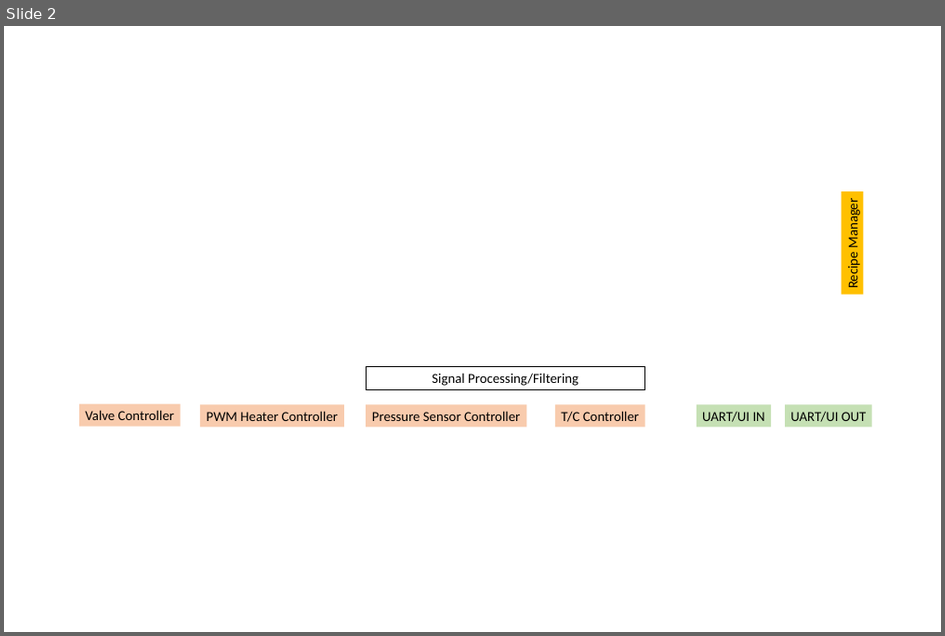
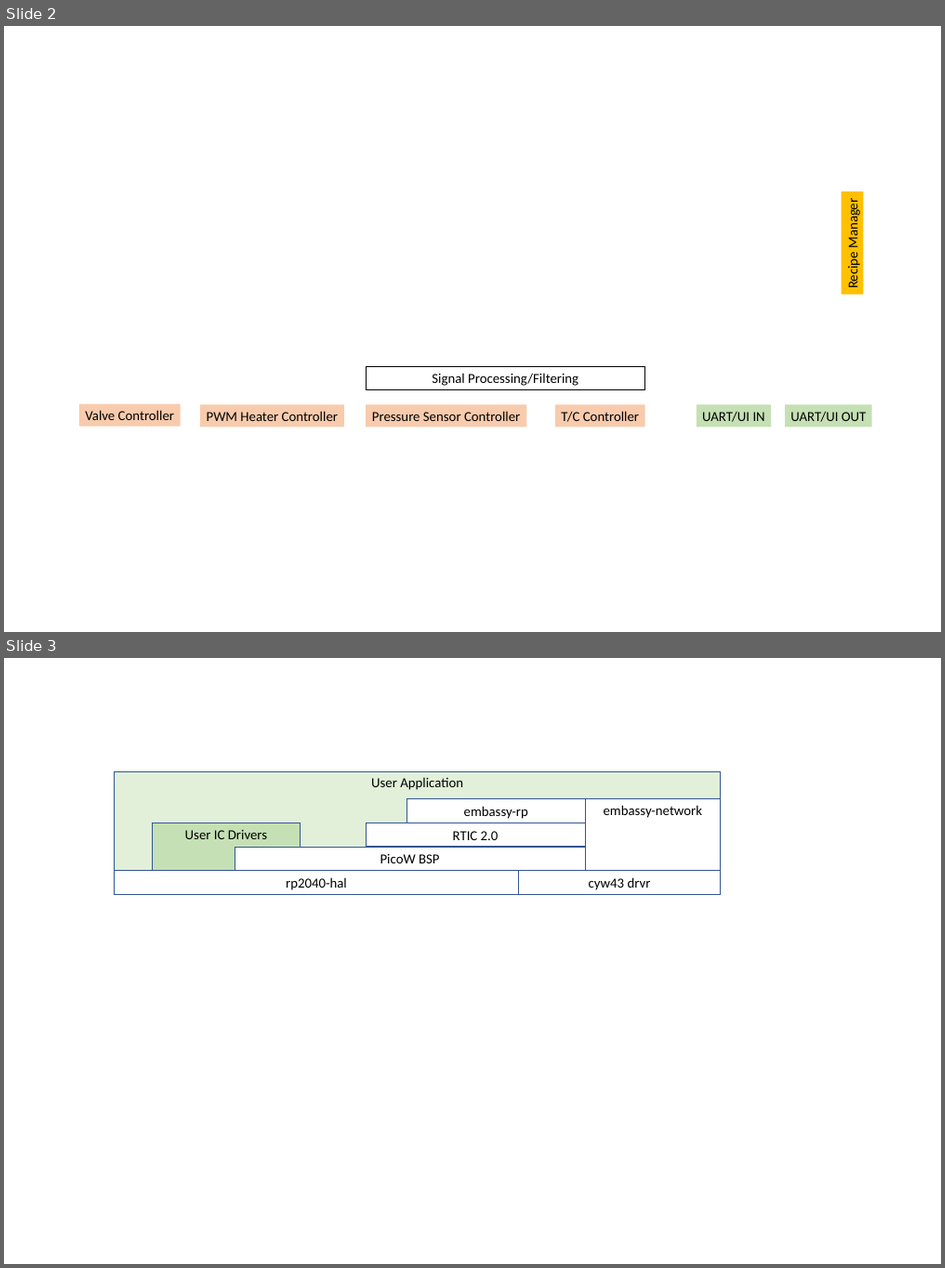
Before and after one commit to xabra/laminator_controller, a slide deck: Laminator Block Diagram.pptx. Shown one above the other, each under a label of ours: slide 2 before the commit, slides 2 and 3 after it. The pictures are 945x636 and 945x1268 pixels, drawn with LibreOffice and Linux fonts; fonts in the diff are those of the drawing. Boxes give left, top, right and bottom in pixels: in the first picture for what was removed or moved away, otherwise in the second. Text is boxed around its words. In the diff, an @@ line names an element or a change of style, - is before the commit and + after.

```diff
--- a/Laminator Block Diagram.pptx
+++ b/Laminator Block Diagram.pptx
@@ slide 3 added at [4, 658, 941, 1264], background #FFFFFF @@
@@ rectangle added at [115, 771, 721, 895], fill #E2F0D9, outline #325491 1 pt, 18 pt, text #000000 @@
+User Application
@@ rectangle added at [153, 824, 301, 871], fill #C5E0B4, outline #325491 1 pt, 18 pt, text #000000 @@
+User IC Drivers
@@ rectangle added at [366, 824, 585, 847], fill #FFFFFF, outline #325491 1 pt, 18 pt, text #000000 @@
+RTIC 2.0
@@ rectangle added at [407, 799, 585, 824], fill #FFFFFF, outline #325491 1 pt, 18 pt, text #000000 @@
+embassy-rp
@@ rectangle added at [585, 799, 721, 871], fill #FFFFFF, outline #325491 1 pt, 18 pt, text #000000 @@
+embassy-network
@@ rectangle added at [235, 847, 585, 871], fill #FFFFFF, outline #325491 1 pt, 18 pt, text #000000 @@
+PicoW BSP
@@ rectangle added at [115, 871, 518, 895], fill #FFFFFF, outline #325491 1 pt, 18 pt, text #000000 @@
+rp2040-hal
@@ rectangle added at [518, 871, 721, 895], fill #FFFFFF, outline #325491 1 pt, 18 pt, text #000000 @@
+cyw43 drvr
```
Also in this commit, not shown: 1 slide changed.
